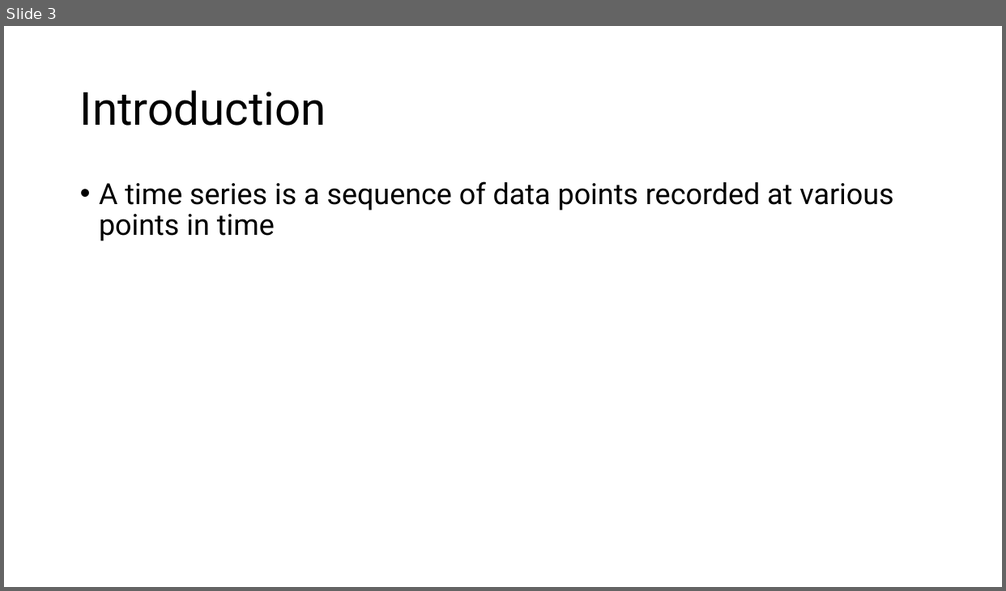
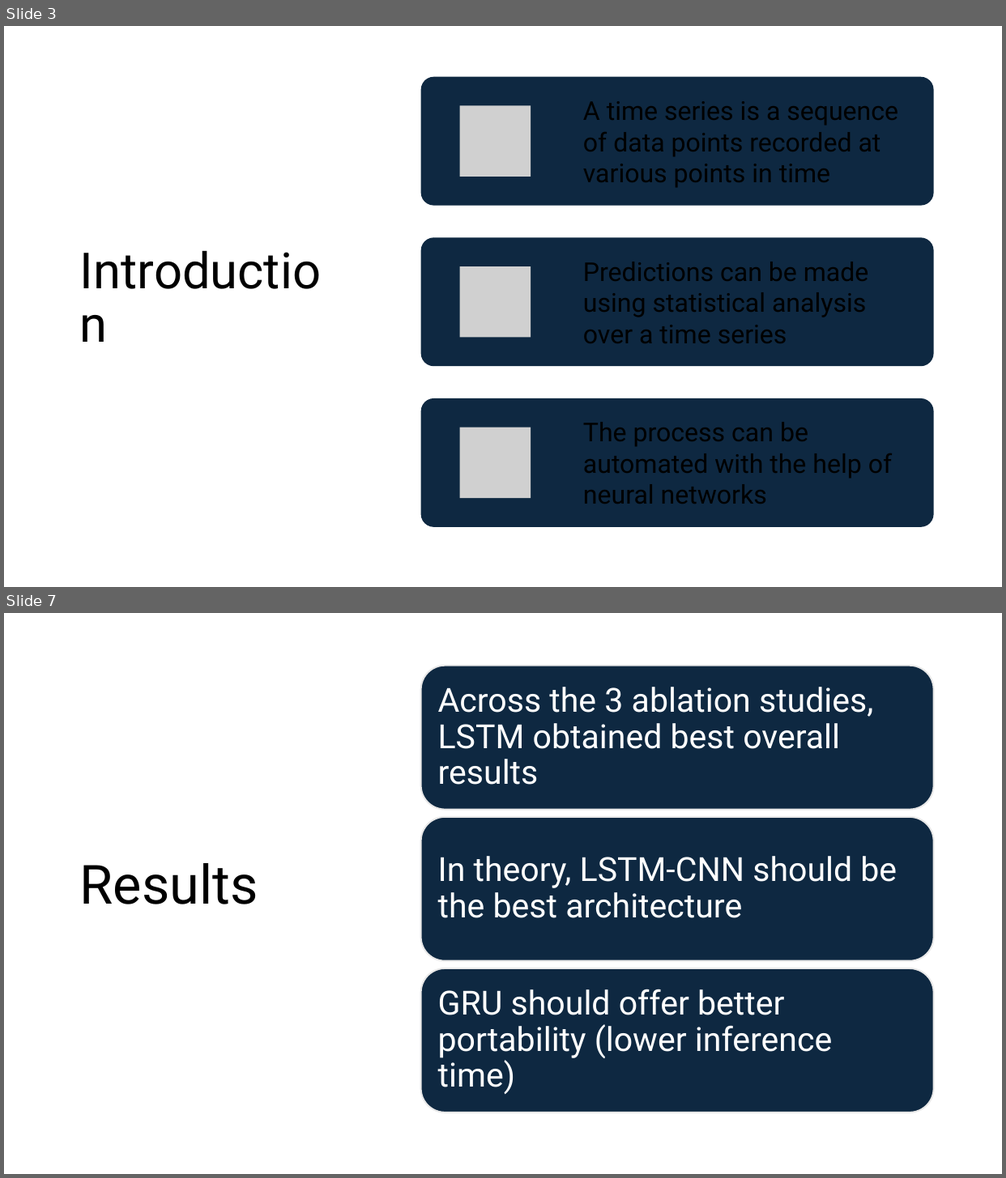
Before and after one commit to somecomfyguy/Project_IA2, a slide deck: meche_mircea_project_ia2.pptx. Shown one above the other, each under a label of ours: slide 3 before the commit, slides 3 and 7 after it; the slides between them are not shown. The pictures are 1006x591 and 1006x1178 pixels, drawn with LibreOffice and Linux fonts; fonts in the diff are those of the drawing; grey boxes stand for pictures. Boxes give left, top, right and bottom in pixels: in the first picture for what was removed or moved away, otherwise in the second. Text is boxed around its words. In the diff, an @@ line names an element or a change of style, - is before the commit and + after.

```diff
--- a/meche_mircea_project_ia2.pptx
+++ b/meche_mircea_project_ia2.pptx
@@ slide 7 added at [4, 613, 1002, 1174], background #FFFFFF @@
@@ title added at [80, 863, 258, 905], 52 pt, text #000000 @@
+Results
@@ group added at [421, 666, 934, 1112]: 3 rounded rectangles, 3 texts @@
+Across the 3 ablation studies, LSTM obtained best overall results
+In theory, LSTM-CNN should be the best architecture
+GRU should offer better portability (lower inference time)
@@ slide 3 changed as well @@
@@ title "Introduction": place and size @@
-title "Introduction" at [80, 90, 326, 126]
+title "Introduction" at [73, 71, 349, 527]
@@ title "Introduction" at [73, 71, 349, 527]: size 44 to 48 pt @@
@@ text removed at [99, 182, 893, 241] @@
-• A time series is a sequence of data points recorded at various points in time
@@ group added at [421, 77, 934, 527]: 3 rounded rectangles, 3 pictures @@
```
Also in this commit, not shown: 3 other slides changed, 6 other slides added, 3 slides removed, 1 other file.
